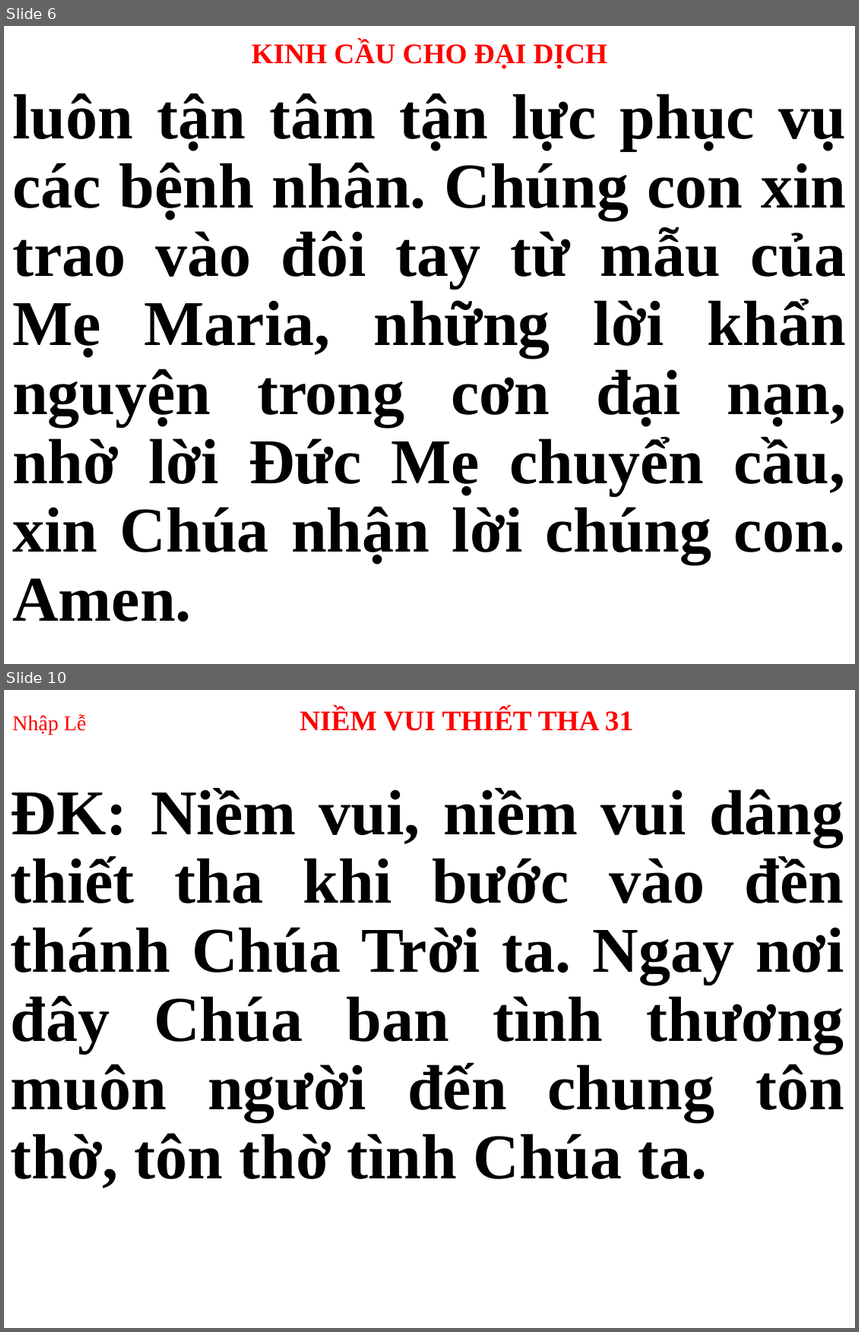
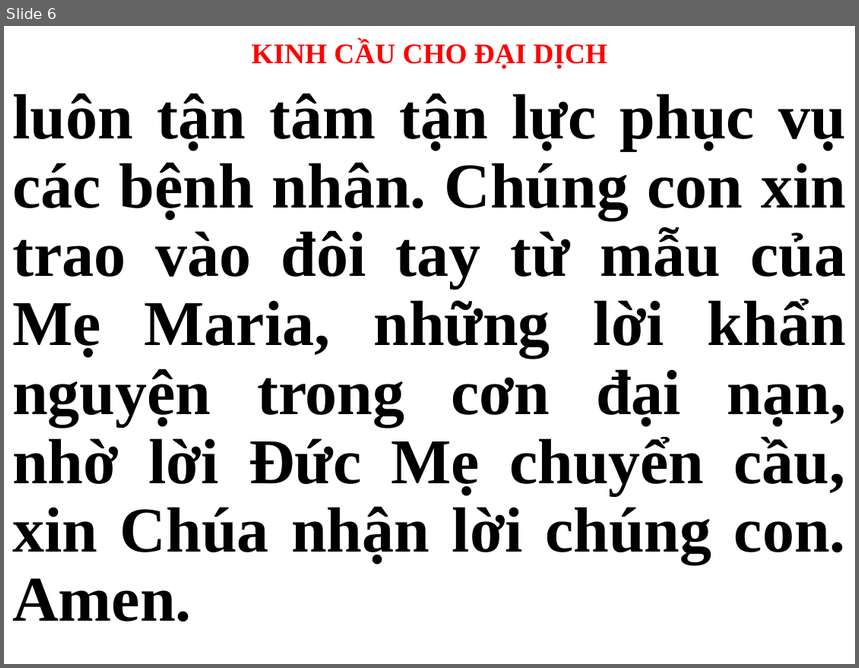
Before and after one commit to webfullstack99/usb-songs, a slide deck: Thứ 3.pptx. Shown one above the other, each under a label of ours: slides 6 and 10 before the commit, slide 6 after it; the slides between them are not shown. The pictures are 859x1332 and 859x668 pixels, drawn with LibreOffice and Linux fonts; fonts in the diff are those of the drawing. Boxes give left, top, right and bottom in pixels: in the first picture for what was removed or moved away, otherwise in the second. Text is boxed around its words. In the diff, an @@ line names an element or a change of style, - is before the commit and + after.

```diff
--- a/Thứ 3.pptx
+++ b/Thứ 3.pptx
@@ slide 10 removed at (4,690,855,1328), background #FFFFFF @@
@@ title removed at (12,708,633,734) @@
-Nhập Lễ NIỀM VUI THIẾT THA 31
@@ subtitle removed at (11,788,845,1189) @@
-ĐK: Niềm vui, niềm vui dâng thiết tha khi bước vào đền thánh Chúa Trời ta. Ngay nơi đây Chúa ban tình thương muôn người đến chung tôn thờ, tôn thờ tình Chúa ta.
```
Also in this commit, not shown: 3 slides changed, 16 slides added, 22 other slides removed.
